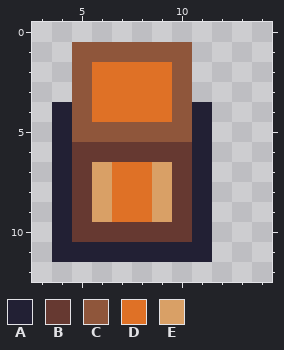
File history of a pixel-art file, Sprintbox/Assets/Sprites/Box.aseprite. The picture above is the old version.
16x16 pixels, 1 frame. Colours within 5 levels of each other are drawn and written as one. Shown: x 3..14, y 0..12.
Palette (. is transparent): A #222034  B #663931  C #8f563b  D #df7126  E #d9a066
The same view after the edit:
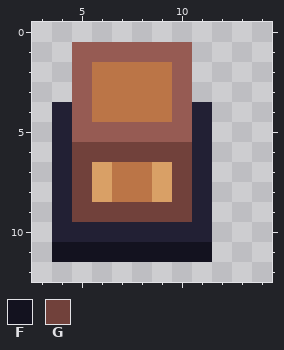
Colours new in this view: F #13121f  G #71413b
Difference:
{"colour":"C","old":"#8f563b","new":"#965b53"}
{"colour":"D","old":"#df7126","new":"#bb7547"}
{"y":6,"x":5,"old":"BBBBBB","new":"GGGGGG"}
{"y":7,"x":5,"old":"B","new":"G"}
{"y":7,"x":10,"old":"B","new":"G"}
{"y":8,"x":5,"old":"B","new":"G"}
{"y":8,"x":10,"old":"B","new":"G"}
{"y":9,"x":5,"old":"BEDDEB","new":"GGGGGG"}
{"y":10,"x":5,"old":"BBBBBB","new":"AAAAAA"}
{"y":11,"x":4,"old":"AAAAAAAA","new":"FFFFFFFF"}
{"label":"changed","picture_box":[52,42,212,262]}
